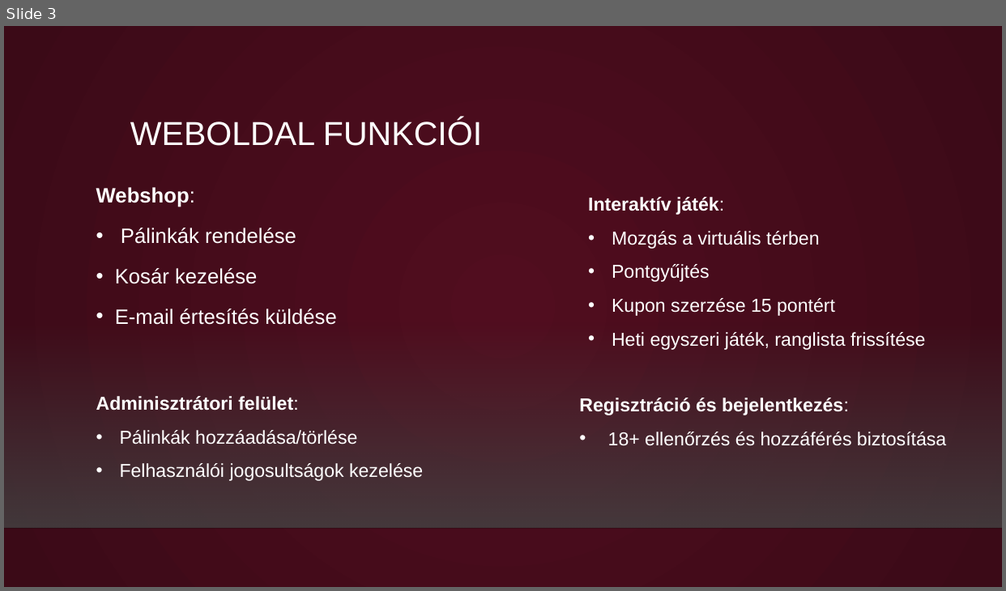
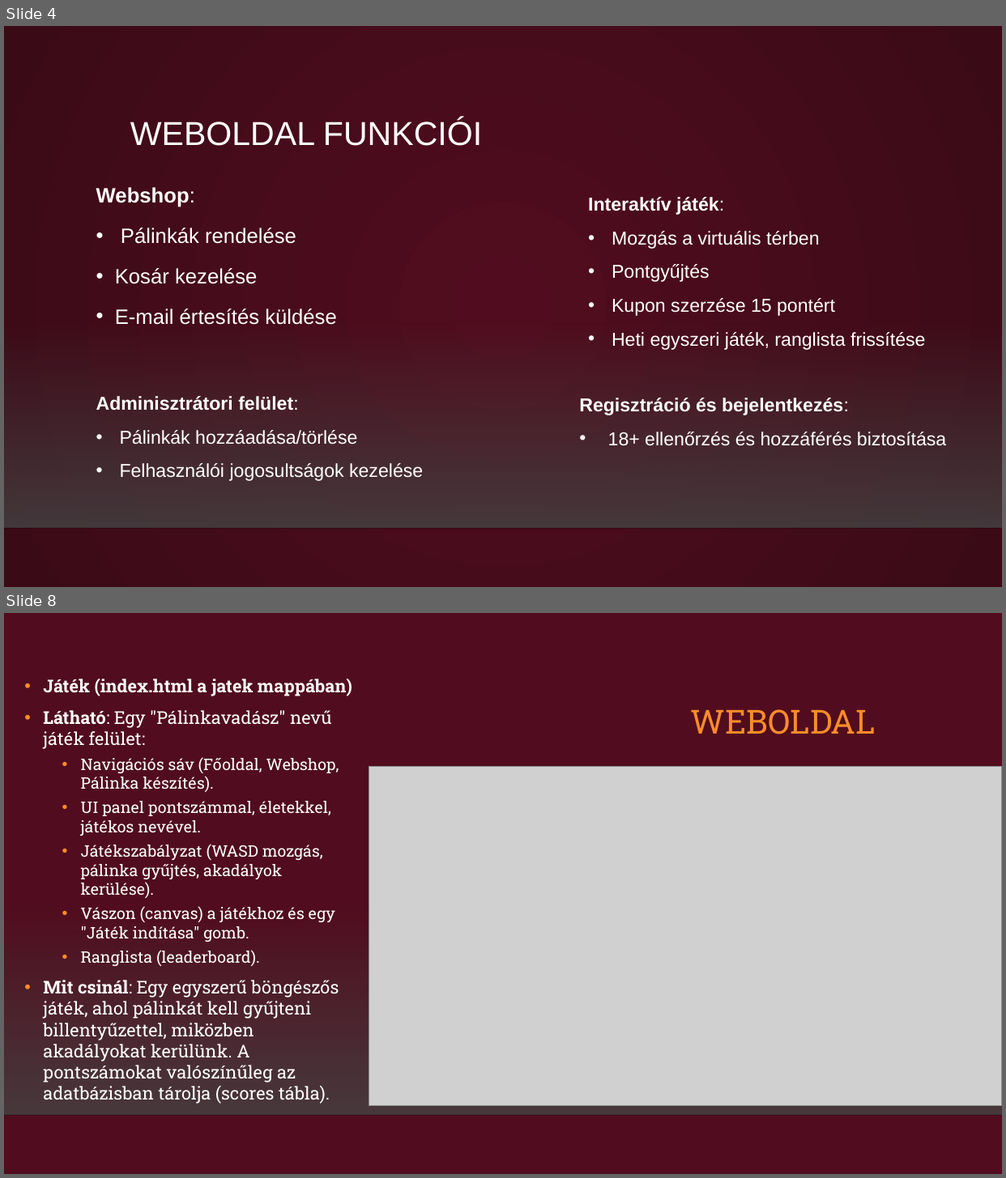
Before and after one commit to rozlev/Mestermunka, a slide deck: A pálinka mesterei/A pálinka mesterei.pptx. Shown one above the other, each under a label of ours: slide 3 before the commit, slides 4 and 8 after it; the slides between them are not shown. The pictures are 1006x591 and 1006x1178 pixels, drawn with LibreOffice and Linux fonts; fonts in the diff are those of the drawing; grey boxes stand for pictures; background and template pictures are left out. Boxes give left, top, right and bottom in pixels: in the first picture for what was removed or moved away, otherwise in the second. Text is boxed around its words. In the diff, an @@ line names an element or a change of style, - is before the commit and + after.

```diff
--- a/A pálinka mesterei/A pálinka mesterei.pptx
+++ b/A pálinka mesterei/A pálinka mesterei.pptx
@@ slide 8 added at [4, 613, 1002, 1174], background gradient #510D1F to #000000; not listed: 2 template elements that a slide beside it also shows @@
@@ text added at [43, 679, 352, 1104], 17 pt, text #FFFFFF @@
+• Játék (index.html a jatek mappában)
+• Látható: Egy "Pálinkavadász" nevű játék felület:
+  • Navigációs sáv (Főoldal, Webshop, Pálinka készítés).
+  • UI panel pontszámmal, életekkel, játékos nevével.
+  • Játékszabályzat (WASD mozgás, pálinka gyűjtés, akadályok kerülése).
+  • Vászon (canvas) a játékhoz és egy "Játék indítása" gomb.
+  • Ranglista (leaderboard).
+• Mit csinál: Egy egyszerű böngészős játék, ahol pálinkát kell gyűjteni billentyűzettel, miközben akadályokat kerülünk. A pontszámokat valószínűleg az adatbázisban tárolja (scores tábla).
@@ title added at [691, 709, 876, 735], 32 pt, text #FB8C29 @@
+WEBOLDAL
@@ picture added at [368, 766, 1002, 1106] @@
@@ what was slide 3 is now slide 4 @@
```
Also in this commit, not shown: 14 other slides added.
